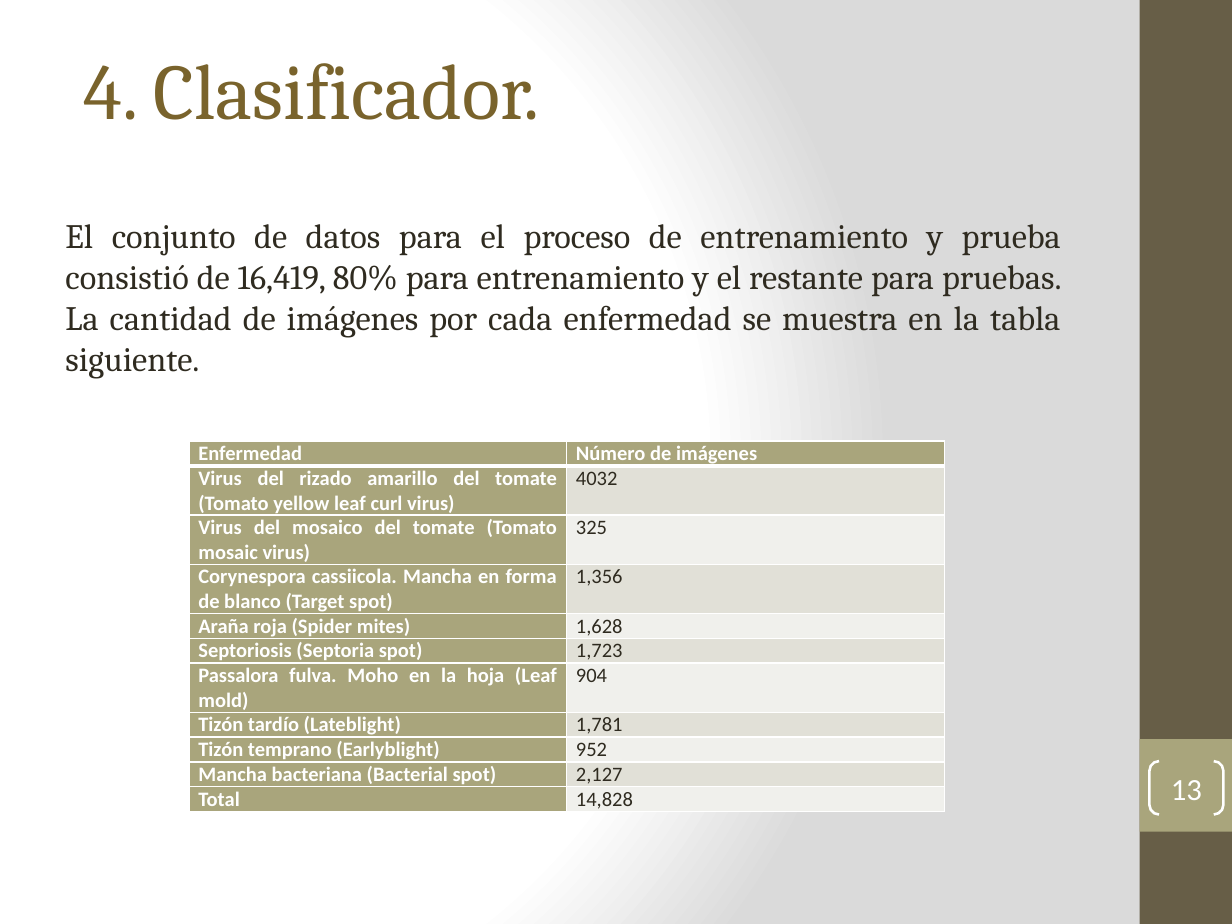
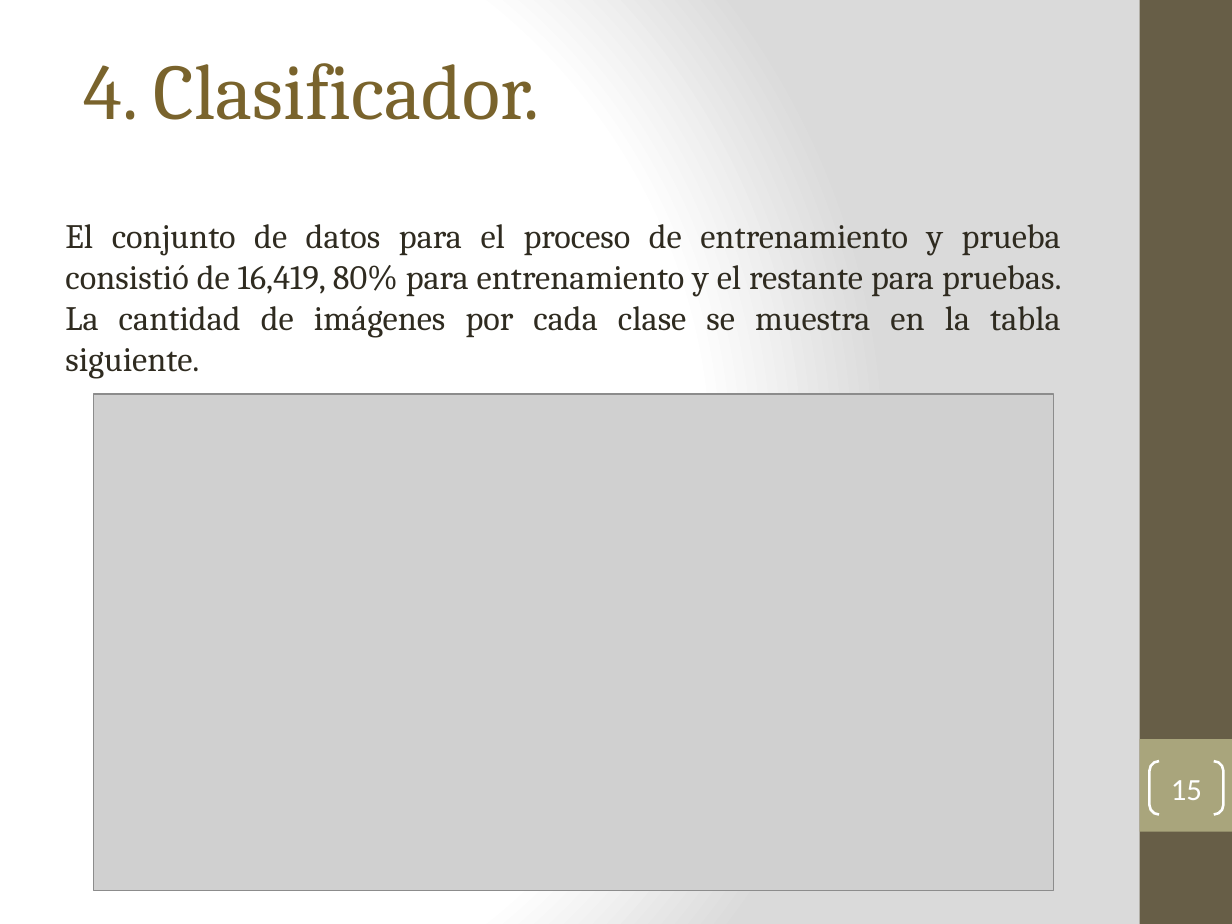
Before and after one commit to earredondo/PlantDiseaseDetection, a slide deck: slide 15 of technicalReport/tt2/presentacionTT2-v1.0.pptx (slide 13 before the commit). Drawn at 1232x924 pixels with LibreOffice and Linux fonts; fonts in the diff are those of the drawing; grey boxes stand for pictures. Boxes give left, top, right and bottom in pixels: in the first picture for what was removed or moved away, otherwise in the second. Text is boxed around its words. In the diff, an @@ line names an element or a change of style, - is before the commit and + after.

```diff
--- a/technicalReport/tt2/presentacionTT2-v1.0.pptx
+++ b/technicalReport/tt2/presentacionTT2-v1.0.pptx
@@ text at (65,224,1062,379): text changed @@
-El conjunto de datos para el proceso de entrenamiento y prueba consistió de 16,419, 80% para entrenamiento y el restante para pruebas. La cantidad de imágenes por cada enfermedad se muestra en la tabla siguiente.
+El conjunto de datos para el proceso de entrenamiento y prueba consistió de 16,419, 80% para entrenamiento y el restante para pruebas. La cantidad de imágenes por cada clase se muestra en la tabla siguiente.
@@ picture added at (94,394,1055,891) @@
@@ table removed at (190,441,945,816), 11 rows, 2 columns @@
-Enfermedad | Número de imágenes
-Virus del rizado amarillo del tomate (Tomato yellow leaf curl virus) | 4032
-Virus del mosaico del tomate (Tomato mosaic virus) | 325
-Corynespora cassiicola. Mancha en forma de blanco (Target spot) | 1,356
-Araña roja (Spider mites) | 1,628
-Septoriosis (Septoria spot) | 1,723
-Passalora fulva. Moho en la hoja (Leaf mold) | 904
-Tizón tardío (Lateblight) | 1,781
-Tizón temprano (Earlyblight) | 952
-Mancha bacteriana (Bacterial spot) | 2,127
-Total | 14,828
@@ page number at (1171,780,1202,800): text changed @@
-13
+15
```
Also in this commit, not shown: 15 other slides changed, 5 slides added, 1 slide removed, 1 other file.
